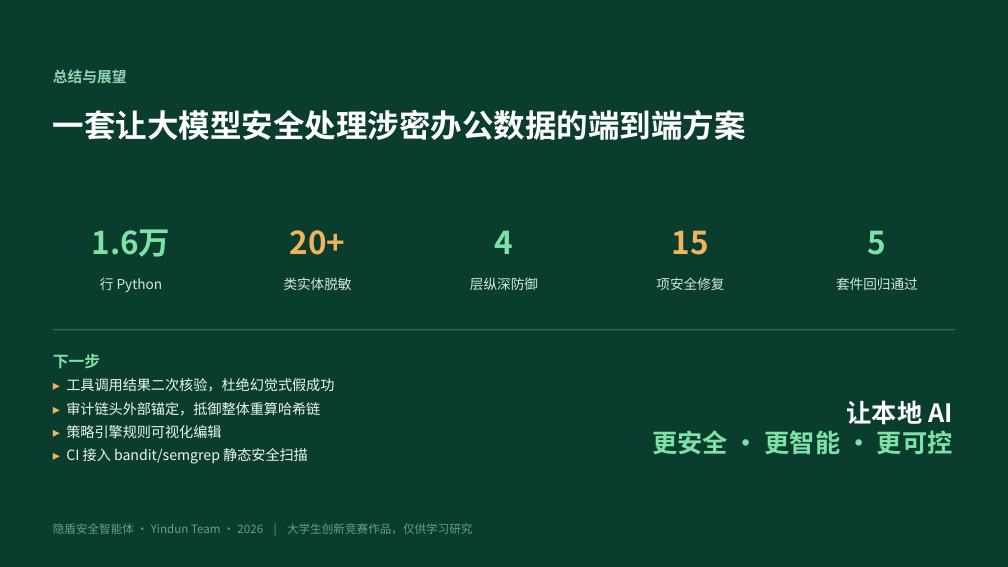
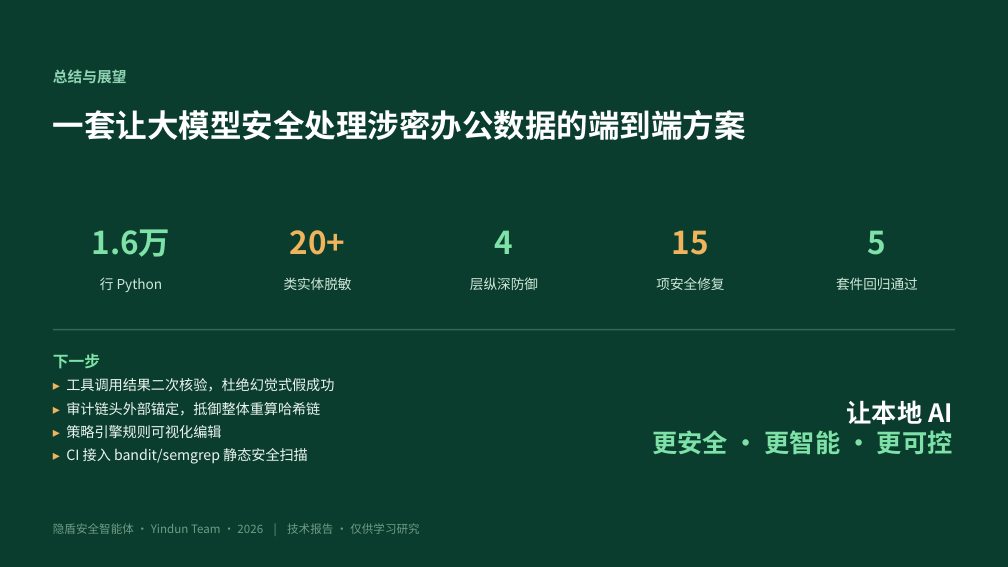
Before and after one commit to Andysun06/yindun-agent, a slide deck: slide 16 of 隐盾安全智能体_项目汇报.pptx (slide 14 before the commit). Drawn at 1008x567 pixels with LibreOffice and Linux fonts; fonts in the diff are those of the drawing. Boxes give left, top, right and bottom in pixels: in the first picture for what was removed or moved away, otherwise in the second. Text is boxed around its words. In the diff, an @@ line names an element or a change of style, - is before the commit and + after.

Commit message:
按评审意见强化：新增隐私攻防评测 + 技术报告重构（动机/挑战/算法形式化/威胁模型/攻击实验）
- privacy_eval.py：可复现的黑盒/白盒/还原劫持/提示注入/无密钥 8 项攻击实验
  结果(13篇/41实体)：召回100%·明文泄露0·误报0·还原100%·劫持0/500·持久化0命中
- 引擎增强：审计 _mask_text 复用完整脱敏管线(修复审计预览弱于主链路)；
  人名识别补全办公/医疗/金融角色触发词(员工/患者/参会人等)
- 技术报告(原参赛报告重构)：去参赛框架，补动机·挑战·脱敏算法形式化·威胁模型·攻击实验结果
- 汇报PPT 16页：新增关键挑战页+攻击实验结果页，隐私网关页加形式化，去参赛措辞
- 使用说明去参赛措辞；md2pdf.py 可复用转换脚本；安装包重编译

```diff
--- a/隐盾安全智能体_项目汇报.pptx
+++ b/隐盾安全智能体_项目汇报.pptx
@@ text at box(53, 523, 419, 534): text changed @@
-隐盾安全智能体 · Yindun Team · 2026 | 大学生创新竞赛作品，仅供学习研究
+隐盾安全智能体 · Yindun Team · 2026 | 技术报告 · 仅供学习研究
```
Also in this commit, not shown: 13 other slides changed, 2 slides added, 11 other files.
